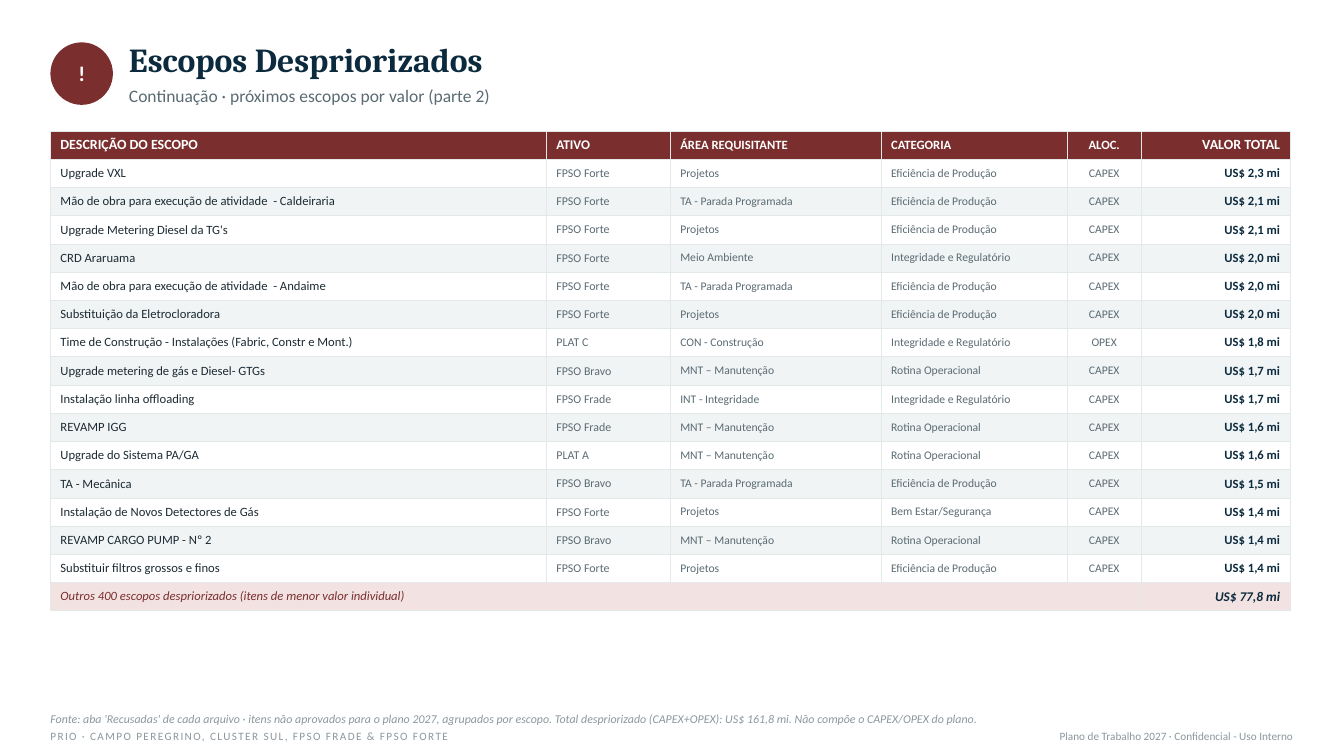
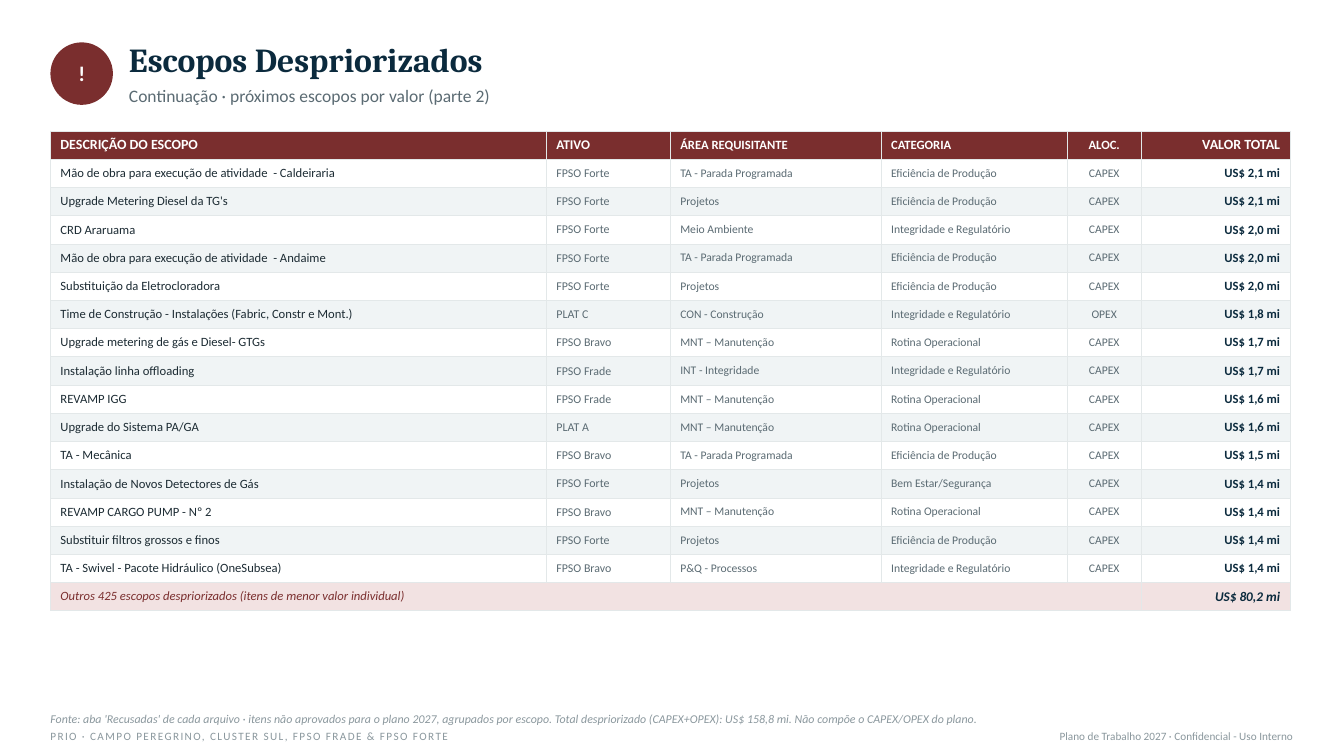
Before and after one commit to LucasRibaas/Planejamento, a slide deck: slide 40 of PRIO_Top_CAPEX_OPEX_Despriorizados_2027.pptx (slide 36 before the commit). Drawn at 1344x756 pixels with LibreOffice and Linux fonts; fonts in the diff are those of the drawing. Boxes give left, top, right and bottom in pixels: in the first picture for what was removed or moved away, otherwise in the second. Text is boxed around its words. In the diff, an @@ line names an element or a change of style, - is before the commit and + after.

```diff
--- a/PRIO_Top_CAPEX_OPEX_Despriorizados_2027.pptx
+++ b/PRIO_Top_CAPEX_OPEX_Despriorizados_2027.pptx
@@ table at <box>50,131,1291,607</box> @@
-row 2: Upgrade VXL | FPSO Forte | Projetos | Eficiência de Produção | CAPEX | US$ 2,3 mi
-row 17: Outros 400 escopos despriorizados (itens de menor valor individual) |  |  |  |  | US$ 77,8 mi
+row 16: TA - Swivel - Pacote Hidráulico (OneSubsea) | FPSO Bravo | P&Q - Processos | Integridade e Regulatório | CAPEX | US$ 1,4 mi
+row 17: Outros 425 escopos despriorizados (itens de menor valor individual) |  |  |  |  | US$ 80,2 mi
@@ text at <box>50,714,977,725</box>: text changed @@
-Fonte: aba 'Recusadas' de cada arquivo · itens não aprovados para o plano 2027, agrupados por escopo. Total despriorizado (CAPEX+OPEX): US$ 161,8 mi. Não compõe o CAPEX/OPEX do plano.
+Fonte: aba 'Recusadas' de cada arquivo · itens não aprovados para o plano 2027, agrupados por escopo. Total despriorizado (CAPEX+OPEX): US$ 158,8 mi. Não compõe o CAPEX/OPEX do plano.
```
Also in this commit, not shown: 9 other slides changed, 4 slides added.
